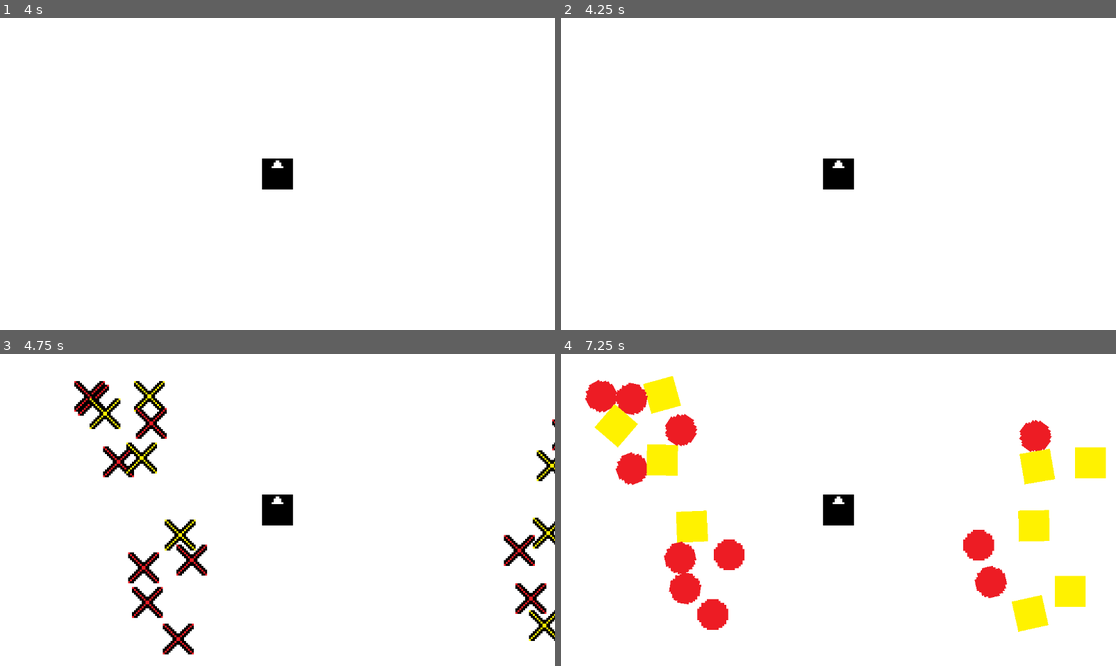
Above: before the commit, frames 1-4 (two rows, left to right).
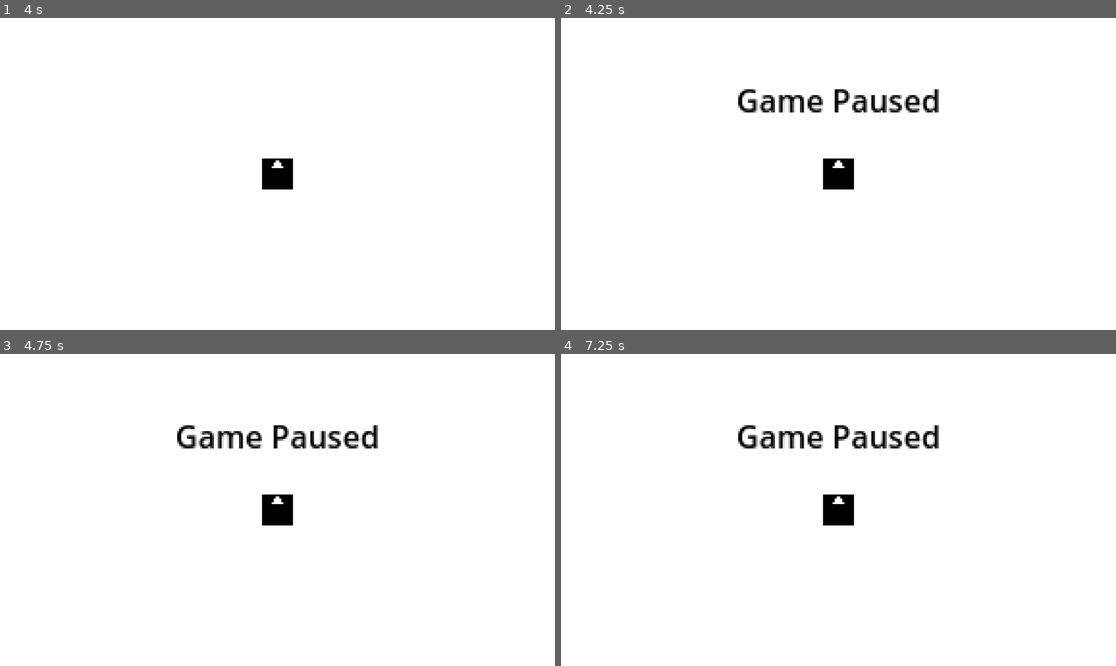
Above: after the commit, the same moments.

Repository: Marcin-Lach/javsc
Game: Godot game, scene res://main.tscn
The game is run twice, just before and just after one commit, with the same random seed, the same clock (stepped at 60 frames per second) and the same inputs.
Inputs:
- Up to frame 1 (4 s): tap Enter at 0.5 s; hold Right (right) 0.53-1.28 s; hold Down (down) 1.28-2.03 s; tap Space at 2 s; hold Right (right) 2.03-2.78 s; hold Up (up) 2.78-3.53 s; hold Left (left) from 3.53 s (still down)
- Up to frame 2 (4.25 s): keep holding Left (left); tap Escape (pause_menu, bound only after the commit) at 4.15 s
- Up to frame 3 (4.75 s): keep holding Left (left)
- Up to frame 4 (7.25 s): release Left (left) at 5.03 s; hold Down (down) 5.03-5.78 s; hold Right (right) 5.78-6.53 s; hold Up (up) from 6.53 s (still down)

Frame 1 is identical in both runs. In frame 2, 1.4% of the frame differs, in the area x 31-69%, y 22-31%; in frame 3, 6.1%; in frame 4, 11%, in the area x 4-99%, y 7-90%.

Commit message:
Added pause feature
Just stop

Diff:
--- a/src/Enemies/Renemy/renemy.tscn
+++ b/src/Enemies/Renemy/renemy.tscn
@@ -25,6 +25,7 @@
 texture = ExtResource("3_sxvv6")
 
 [node name="SpawnTimer" type="Timer" parent="."]
+process_mode = 1
 wait_time = 0.2
 
 [connection signal="timeout" from="SpawnTimer" to="." method="_on_spawn_timer_timeout"]
--- a/src/Enemies/Yenemy/yenemy.tscn
+++ b/src/Enemies/Yenemy/yenemy.tscn
@@ -21,6 +21,7 @@
 shape = SubResource("RectangleShape2D_focwp")
 
 [node name="SpawnTimer" type="Timer" parent="."]
+process_mode = 1
 wait_time = 0.2
 
 [node name="SpawnSprite" type="Sprite2D" parent="."]
--- a/src/EnemiesSpawn.gd
+++ b/src/EnemiesSpawn.gd
@@ -3,14 +3,18 @@
 @export var enemies_count = 50
 var renemy_scene = preload("res://Enemies/Renemy/renemy.tscn")
 var yenemy_scene = preload("res://Enemies/Yenemy/yenemy.tscn")
+@onready var pause_label = $Camera2D/PauseLabel
 
 # Called when the node enters the scene tree for the first time.
 func _ready():
+	pause_label.hide()
 	pass
 
 # Called every frame. 'delta' is the elapsed time since the previous frame.
 func _process(delta):
-	pass
+	if Input.is_action_just_pressed("pause_menu"):
+		pause_label.visible = !pause_label.visible
+		get_tree().paused = !get_tree().paused
 
 
 func _on_timer_timeout():
--- a/src/main.tscn
+++ b/src/main.tscn
@@ -9,6 +9,7 @@
 size = Vector2(16, 16)
 
 [node name="Main" type="Node2D"]
+process_mode = 3
 script = ExtResource("1_vl6yq")
 enemies_count = 20
 
@@ -32,7 +33,16 @@
 zoom = Vector2(4, 4)
 script = ExtResource("4_8ipmc")
 
+[node name="PauseLabel" type="Label" parent="Camera2D"]
+self_modulate = Color(0, 0, 0, 1)
+offset_left = -53.0
+offset_top = -50.0
+offset_right = 53.0
+offset_bottom = -24.0
+text = "Game Paused"
+
 [node name="Timer" type="Timer" parent="."]
+process_mode = 1
 process_callback = 0
 one_shot = true
 autostart = true
--- a/src/project.godot
+++ b/src/project.godot
@@ -45,6 +45,12 @@
 , Object(InputEventJoypadMotion,"resource_local_to_scene":false,"resource_name":"","device":-1,"axis":0,"axis_value":-1.0,"script":null)
 ]
 }
+pause_menu={
+"deadzone": 0.5,
+"events": [Object(InputEventKey,"resource_local_to_scene":false,"resource_name":"","device":-1,"window_id":0,"alt_pressed":false,"shift_pressed":false,"ctrl_pressed":false,"meta_pressed":false,"pressed":false,"keycode":0,"physical_keycode":4194305,"key_label":0,"unicode":0,"echo":false,"script":null)
+, Object(InputEventJoypadButton,"resource_local_to_scene":false,"resource_name":"","device":-1,"button_index":6,"pressure":0.0,"pressed":true,"script":null)
+]
+}
 
 [rendering]
 
Not shown, changed: diary/README.md
